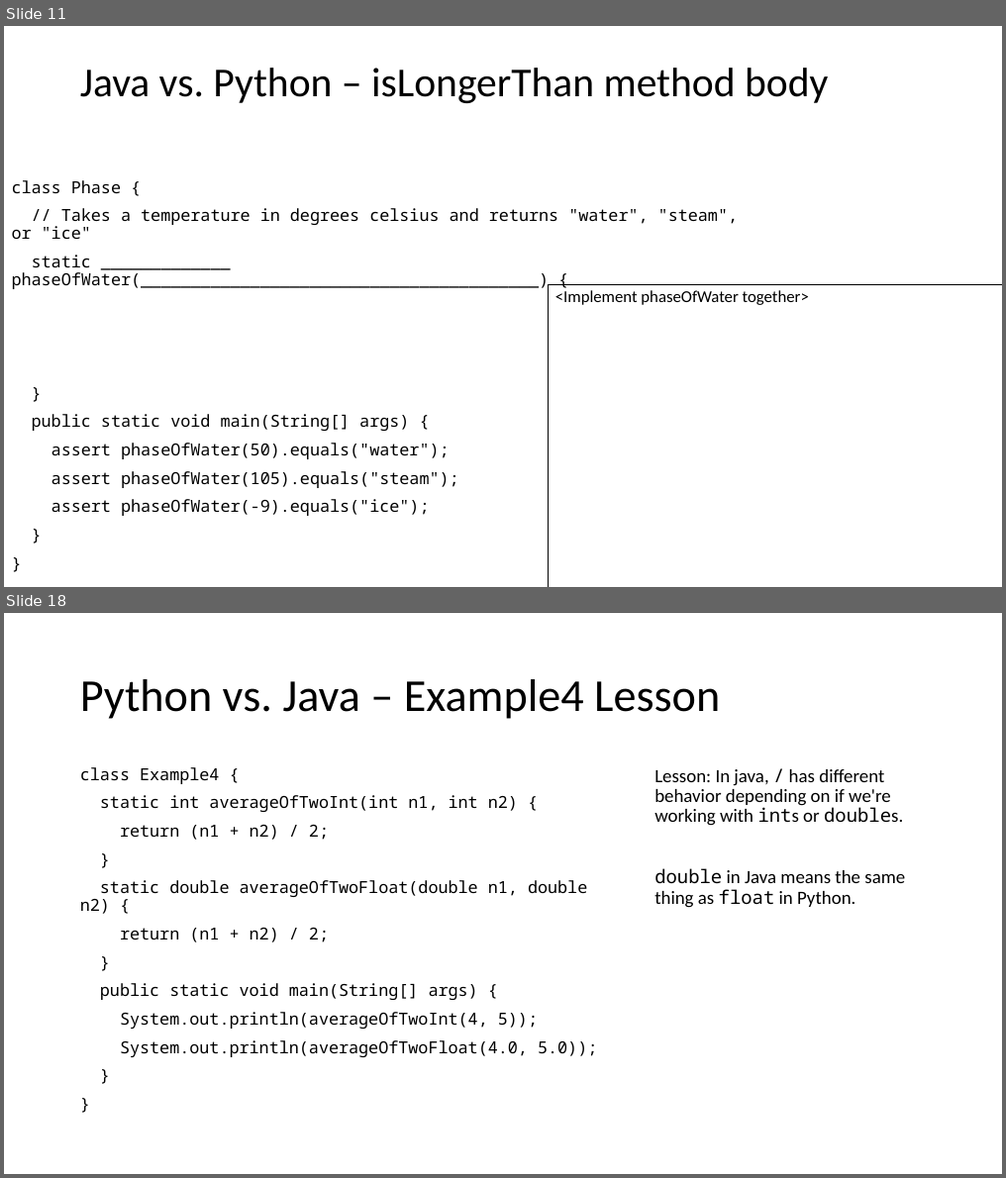
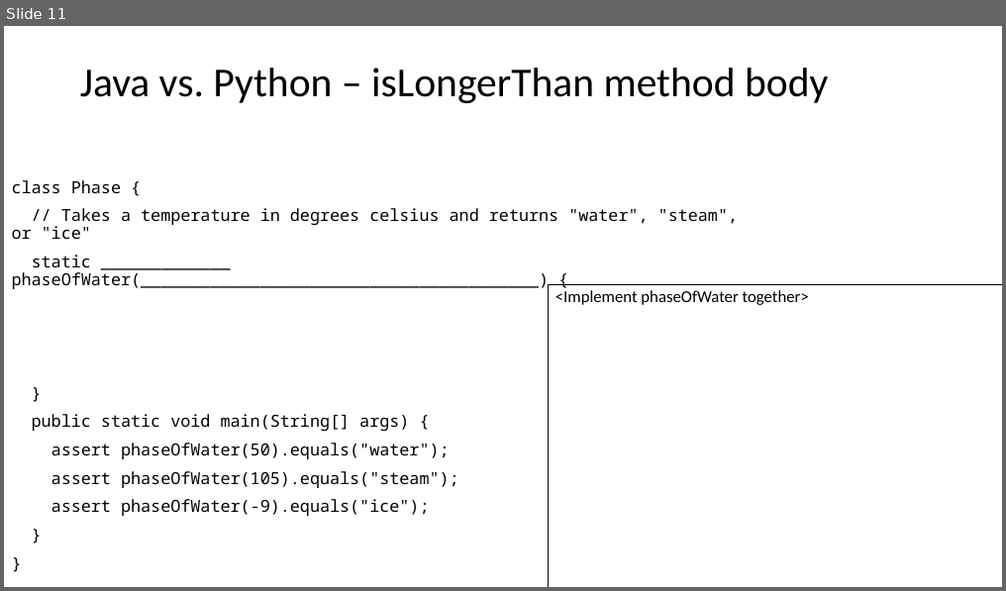
Before and after one commit to catherinefxia/ucsd-cse8a-w20.github.io, a slide deck: lectures/CSE8AW20-Jan-30-Lec8-Java-Continues/CSE8AW20-01-30-Lec8-Java-Continues-slides.pptx. Shown one above the other, each under a label of ours: slides 11 and 18 before the commit, slide 11 after it; the slides between them are not shown. The pictures are 1006x1178 and 1006x591 pixels, drawn with LibreOffice and Linux fonts; fonts in the diff are those of the drawing. Boxes give left, top, right and bottom in pixels: in the first picture for what was removed or moved away, otherwise in the second. Text is boxed around its words. In the diff, an @@ line names an element or a change of style, - is before the commit and + after.

```diff
--- a/lectures/CSE8AW20-Jan-30-Lec8-Java-Continues/CSE8AW20-01-30-Lec8-Java-Continues-slides.pptx
+++ b/lectures/CSE8AW20-Jan-30-Lec8-Java-Continues/CSE8AW20-01-30-Lec8-Java-Continues-slides.pptx
@@ slide 18 removed at bbox=[4, 613, 1002, 1174], background #FFFFFF @@
@@ title removed at bbox=[80, 679, 720, 719] @@
-Python vs. Java – Example4 Lesson
@@ text removed at bbox=[80, 767, 597, 1058] @@
-class Example4 {
-static int averageOfTwoInt(int n1, int n2) {
-return (n1 + n2) / 2;
-}
-static double averageOfTwoFloat(double n1, double n2) {
-return (n1 + n2) / 2;
-}
-public static void main(String[] args) {
-System.out.println(averageOfTwoInt(4, 5));
-System.out.println(averageOfTwoFloat(4.0, 5.0));
-}
-}
@@ text removed at bbox=[654, 769, 905, 908] @@
-Lesson: In java, / has different behavior depending on if we're working with ints or doubles.
-double in Java means the same thing as float in Python.
```
Also in this commit, not shown: 10 other slides removed, 5 other files.
